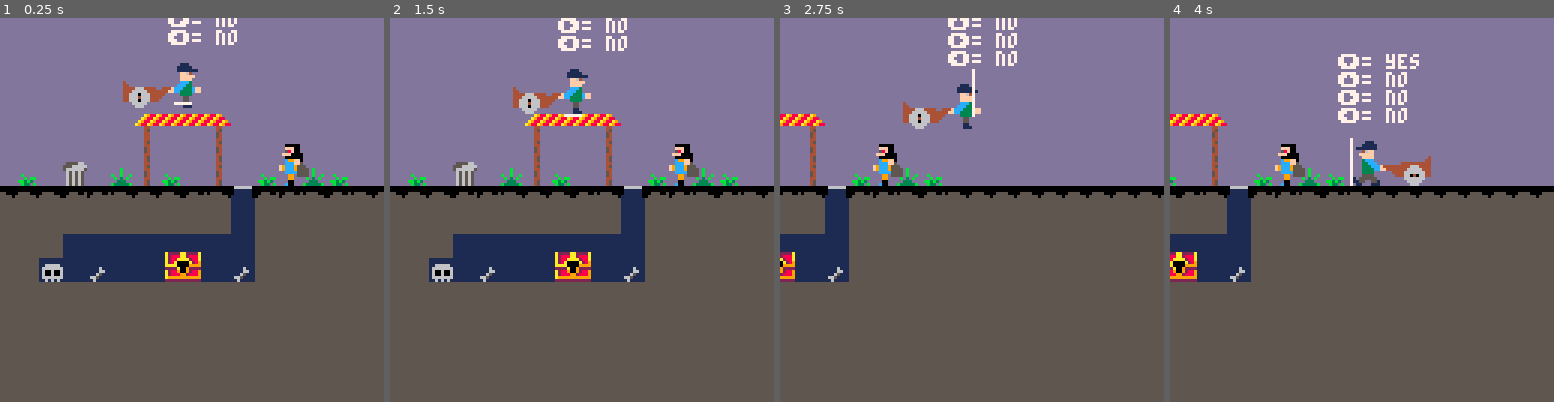
Above: before the commit, frames 1-4 (left to right).
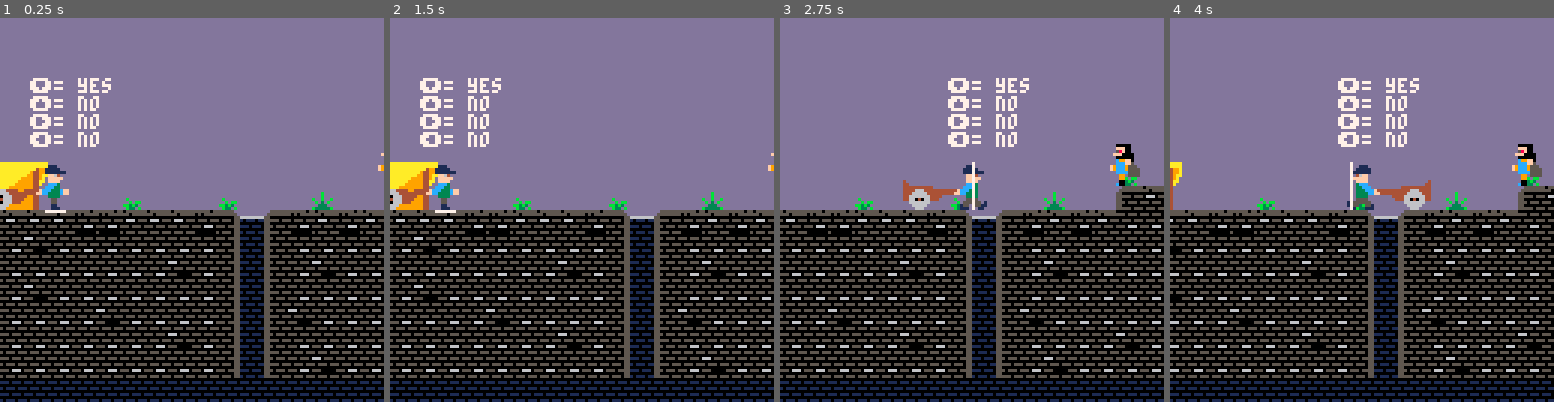
Above: after the commit, the same moments.

Repository: Elias288/The-Volqueter
Game: PICO-8 cartridge theVolqueter.p8
Same seed, same stepped clock (60 frames per second), same inputs: the game is played once before the commit and once after it.
Inputs:
- Up to frame 1 (0.25 s): no input
- Up to frame 2 (1.5 s): tap X (X key) at 0.33, 1.07 s
- Up to frame 3 (2.75 s): hold Right 1.6-2.1 s; tap X (X key) at 1.85 s; hold Right from 2.47 s (still down)
- Up to frame 4 (4 s): tap X (X key) at 2.97 s; release Right at 3.03 s; hold Left 3.08-3.58 s

The runs differ from the first frame. In frame 1, 49% of the frame differs, in the area x 0-100%, y 0-100%; in frame 2, 49%; in frame 3, 47%; in frame 4, 47%.

Commit message:
coliciones y mapa

Diff:
--- a/theVolqueter.p8
+++ b/theVolqueter.p8
@@ -17,12 +17,15 @@
 		running=false,
 		landed=false,
 		falling=false,
+		sliding=false,
 
 		draw=draw_actor,
+		move=move_actor,
 	}
 
 	if(fget(sp,7)) then
 		a.is_monster=true
+		a.move=move_monster
 	end
 
 	return a
@@ -63,7 +66,7 @@
 		falling=false
 	}]]
 
-	player = make_player(1, 59, 4)
+	player = make_player(1, 10, 40)
 
 	--[[maxi={
 		sp=192,
@@ -82,7 +85,7 @@
 		falling=false
 	}]]
 
-	maxi = make_actor(192, 90, 40, 16, 16, true)
+	maxi = make_actor(192, 120, 40, 16, 16, true)
 
 	gravity=0.3
 	friccion=0.85
@@ -112,6 +115,7 @@
 	tiempo += 1
 
 	player_update()
+	--animate()
 	player_animate()
 
 	cam_x=player.x-64+(player.w/2)
@@ -236,6 +240,7 @@
 		and not player.falling
 		and not player.junmping then
 			player.running=false
+			player.sliding=true
 		end
 
 		if player.dy>0 then
@@ -247,7 +252,7 @@
 				player.landed=true
 				player.falling=false
 				player.dy=0
-				player.y-=(player.y+player.h)%8
+				player.y-=((player.y+player.h+1)%8)-1
 
 				--test--
 				collide_d="yes"
@@ -283,6 +288,14 @@
 			end
 		end
 
+		if player.sliding then
+			if abs(player.dx) <.2
+			or player.running then
+				player.dx=0
+				player.sliding=false
+			end
+		end
+
 		player.x+= player.dx
 		player.y+= player.dy
   --limit player to map
@@ -319,8 +332,8 @@
 		y1=y-1
 		y2=y
 	elseif dir=="down" then
-		x1=x+2
-		x2=x+w-9
+		x1=x+5
+		x2=x+w-5
 		y1=y+h
 		y2=y+h
 	end
@@ -474,29 +487,29 @@
 
 
 __gff__
-0001010000000000000100000000000000010100000000000000000000000000000000000000000000000000000000000000000000000000000000000000000003030303010001010100000000000000030000000000000300000000000000000000000000000000000000000000000000000000000000000000000000000000
+0001010000000000000100000000000000010100000000000000000000000000000000000000000000000000000000000000000000000000000000000000000003030303030301010100000000000100000000000000000000000000000000000000000000000000000000000300000000000000000000000000000100000000
 0000000000000000000000000000000000000000000000000000000000000000000000000000000000000000000000000000000000000000000000000000000080800000000000000000000000000000808000000000000000000000000000008080000000000000000000000000000080800000000000000000000000000000
 __map__
-4f4f4f4f4f4f4f4f4f4f4f4f4f4f4f4f4f4f4f4f4f4f4f4f4f4f4f4f4f4f4f4f4f4f4f4f4f4f4f4f4f4f4f4f4f4f4f000000000000000000000000000000000000000000000000000000000000000000000000000000000000000000000000000000000000000000000000000000000000000000000000000000000000000000
-4f4f4f4f4f4f4f4f4f4f4f4f4f4f4f4f4f4f4f4f4f4f4f4f4f4f4f4f4f4f4f4f4f4f4f4f4f4f4f4f4f4f4f4f4f4f4f000000000000000000000000000000000000000000000000000000000000000000000000000000000000000000000000000000000000000000000000000000000000000000000000000000000000000000
-4f4f4f4f4f4f4f4f4f4f4f4f4f4f4f4f4f4f4f4f4f4f4f4f4f4f4f4f4f4f4f4f4f4f4f4f4f4f4f4f4f4f4f4f4f4f4f000000000000000000000000000000000000000000000000000000000000000000000000000000000000000000000000000000000000000000000000000000000000000000000000000000000000000000
-4f4f4f4f4f4f4f4f4f4f4f4f4f4f4f4f4f4f4f4f4f4f4f4f4f4f4f4f4f4f4f4f4f4f4f4f4f4f4f4f4f4f4f4f4f4f4f000000000000000000000000000000000000000000000000000000000000000000000000000000000000000000000000000000000000000000000000000000000000000000000000000000000000000000
-4f4f4f4f4f4f464747484f4f4f4f4f4f4f4f4f4f4f4f4f4f4f4f4f4f4f4f4f4f4f4f4f4f4f4f4f4f4f4f4f4f4f4f4f000000000000000000000000000000000000000000000000000000000000000000000000000000000000000000000000000000000000000000000000000000000000000000000000000000000000000000
-4f4f4f4f4f4f454f4f454f4f4f4f4f4f4f4f4f4f4f4f4f4f4f4f4f4f4f4f4f4f4f4f4f4f4f4f4f4f4f4f4f4f4f4f4f000000000000000000000000000000000000000000000000000000000000000000000000000000000000000000000000000000000000000000000000000000000000000000000000000000000000000000
-4f494f444f4a45494f454f494f4a494f4f4f4f4f4f4f4f4f4f4f4f4f4f4f4f4f4f4f4f4f4f4f4f4f4f404040404040404040404040404040400000000000000000000000000000000000000000000000000000000000000000000000000000000000000000000000000000000000000000000000000000000000000000000000
-4040404141404040414057414140414040404040404040404040404040404040404040404040404040405050505050000000000000000000404040404040404040404040404000000000000000000000000000000000000000000000000000000000000000000000000000000000000000000000000000000000000000000000
-5050515150505050505056515051505050505050505050505050505050505050505050505050505050505050505050000000000000000000000000000000000000000000000000000000000000000000000000000000000000000000000000000000000000000000000000000000000000000000000000000000000000000000
-5050515656565653545656505050505050505050505050505050505050505050505050505050505050505050505050000000000000000000000000000000000000000000000000000000000000000000000000000000000000000000000000000000000000000000000000000000000000000000000000000000000000000000
-5051555652565663645652505050505050505050505050505050505050505050505050505050505050505050505050000000000000000000000000000000000000000000000000000000000000000000000000000000000000000000000000000000000000000000000000000000000000000000000000000000000000000000
+4f4f4f4f4f4f4f4f4f4f4f4f4f4f4f4f4f4f4f4f4f4f4f4f4f4f4f4f4f4f4f4f4f4f4f4f4f4f4f4f4f4f4f4f4f4f4f4f4f4f4f4f4f4f4f4f4f4f4f4f4f4f4f4f4f4f4f4f4f4f4f4f4f4f4f4f4f4f4f4f4f4f4f4f4f4f4f4f4f4f4f4f000000000000000000000000000000000000000000000000000000000000000000000000
+4f4f4f4f4f4f4f4f4f4f4f4f4f4f4f4f4f4f4f4f4f4f4f4f4f4f4f4f4f4f4f4f4f4f4f4f4f4f4f4f4f4f4f4f4f4f4f4f4f4f4f4f4f4f4f4f4f4f4f4f4f4f4f4f4f4f4f4f4f4f4f4f4f4f4f4f4f4f4f4f4f4f4f4f4f4f4f4f4f4f4f4f000000000000000000000000000000000000000000000000000000000000000000000000
+4f4f4f4f4f4f4f4f4f4f4f4f4f4f4f4f4f4f4f4f4f4f4f4f4f4f4f4f4f4f4f4f4f4f4f4f4f5e4f4f4f4f4f4f4f4f4f4f4f4f4f4f4f4f4f4f4f4f4f4f4f4f4f4f4f4f4f4f4f4f4f4f4f4f4f4f4f4f4f4f4f4f4f4f4f4f4f4f4f4f4f4f000000000000000000000000000000000000000000000000000000000000000000000000
+4f4f4f4f4f4f4f4f4f4f4f4f4f4f4f4f4f4f4f4f4f4f4f4f4f4f4f4f4f4f4f4f4f4f4f464747484f4f4f4f4f4f4f4f4f4f4f4f4f4f4f4f4f4f4f4f4f4f4f4f4f4f4f4f4f4f4f4f4f4f4f4f4f4f4f4f4f4f4f4f4f4f4f4f4f4f4f4f4f000000000000000000000000000000000000000000000000000000000000000000000000
+4f4f4f4f4f4f4f4f4f4f4f4f4f4f4f4f4f4f4a4f4f4f4f4f4f4f4f4f4f4f4f4f4f4f4f494f4f494f4f4f4f4f4f4f4f4f4f4f4f4f4f4f4f4f4f4f4f4f4f4f4f4f4f4f4f4f4f4f4f4f4f4f4f4f4f4f4f4f4f4f4f4f4f4f4f4f4f4f4f4f000000000000000000000000000000000000000000000000000000000000000000000000
+4f4f4f4f4f4f4f4f4f4f4f4f4f4f4f4f4f4f494f4f4f4f4f4f4647474747484f4f4f4f494f4f494f4f4f4f4f4f4f4f4d4f4f4f4f4f4f4f4f4f4f4f4f4f4f4f4f4f4f4f4f4f4f4f4f4f4f4f4f4f4f4f4f4f4f4f4f4f4f4f4f4f4f4f4f000000000000000000000000000000000000000000000000000000000000000000000000
+60614f4f4f4f4f4f4f4f4f4f4f4f4f4f4b4f494f4f4f4f4f4f494f4f4f4f494f4f4f4f494f4f494f4f4f4f4f4f4f4f494f4f4f4f4f4f4f4f4f4f4f4f4f4f4f4f4f4f4f4f4f4f4f4f4f4f4f4f4f4f4f4f4f4f4f4f4f4f4f4f4f4f4f4f000000000000000000000000000000000000000000000000000000000000000000000000
+70714f4f4f4b4f4f4f4b4f4f4f4c4f4f4240504140434f4f4b494f4f4b4f494f4f4f4f494e4b494f4f4f4f4f4f4c4f494f4b4f4f4f4b4f4f4f4c4f4f4f4b4f4e4f4b4f4f4f4f4b4f4f4f4b4f4f4f4f4f4f4f4b4f4f4f4b4f42414041000000000000000000000000000000000000000000000000000000000000000000000000
+404040414140404041436c424140414050505050504040404140404040404040404040404040404041456c42414041414040404041404040404041404040404041436c42414040404041504042414040404140404041436c44505050000000000000000000000000000000000000000000000000000000000000000000000000
+505150505050505050457c445050505050505051505050505050505050505150505050505150505050457c44505050505050505050505050504050505050505050457c44505050505050505050505050505050505050457c44505150000000000000000000000000000000000000000000000000000000000000000000000000
+505050505050505150457c445051505050505050505050505150505050505050505050505050505050457c44505150505050505150505050515050505050505150457c44505050505150505050505150505050505150457c44505051000000000000000000000000000000000000000000000000000000000000000000000000
+505150505050505050457c445050505050505050505050515050505050505050505050505150505050457c44505051505150505051505050505050505150505051457c44505150505051505050505051505150505051457c44505050000000000000000000000000000000000000000000000000000000000000000000000000
+505050505150505050457c445150505050505150505050505050505051505050505051505050505150457c44515050505150505050505051515050505050505050457c44505050505050505050505050505050505050457c44515050000000000000000000000000000000000000000000000000000000000000000000000000
+505050505050505150457c445050505051505050505050505050505050505050505050505050505050457c44505050505050505150505050505050505050505150457c44505050505150505050505050505050505150457c44505050000000000000000000000000000000000000000000000000000000000000000000000000
+505050505050505050457c4450515050505050505050505050505050505050505050507c7c7c6e6f7c7c7c44505150505050505050515050505150505050505050457c44505050505050505050505150505050505050457c44505150000000000000000000000000000000000000000000000000000000000000000000000000
+7c7c7c7c7c7c7c7c7c7c7c7c7c7c7c7c7c7c6d7c7c7c7c7c7c7c7c7c7c7c7c7c7c7c6d7c7c7c7e7f7c7c7c7c7c7c7c7c7c7c7c7c7c7c7c7c7c7c7c7c7c7c7c7c7c7c7c7c7c7c7c7c7c7c7c7c7c7c7c7c7c7c7c7c7c7c7c7c7c7c7c7c000000000000000000000000000000000000000000000000000000000000000000000000
+4040404040404040404040404040404040404040404040404040405050505050505050404040404040404040404040404040404040404040404040404040404040404040404040404040404040404040404040404040404040404040000000000000000000000000000000000000000000000000000000000000000000000000
+5050505050505150505050505050505050505050505050505050505050505050505050505050505050505050505050000000000000000000000000000000000000000000000000000000000000000000000000000000000000000000000000000000000000000000000000000000000000000000000000000000000000000000
+5050505050505050505050505050505050505050505050505050515050505050505050505050505050505050505050000000000000000000000000000000000000000000000000000000000000000000000000000000000000000000000000000000000000000000000000000000000000000000000000000000000000000000
+5050505150505050515050505050515050505050505050505050505050505050505050505050505050505050505050000000000000000000000000000000000000000000000000000000000000000000000000000000000000000000000000000000000000000000000000000000000000000000000000000000000000000000
 5050505050505050505050505050505050505050505050505050505050505050505050505050505050505050505050000000000000000000000000000000000000000000000000000000000000000000000000000000000000000000000000000000000000000000000000000000000000000000000000000000000000000000
+5050505050505050505050505050505050505050515050505050505050505050505050505050505050505050505050000000000000000000000000000000000000000000000000000000000000000000000000000000000000000000000000000000000000000000000000000000000000000000000000000000000000000000
 5050505050505050505050505050505050505050505050505050505050505050505050505050505050505050505050000000000000000000000000000000000000000000000000000000000000000000000000000000000000000000000000000000000000000000000000000000000000000000000000000000000000000000
-5050505050505050505050505050505050505050505050505050505050505050505050505050505050505050505050000000000000000000000000000000000000000000000000000000000000000000000000000000000000000000000000000000000000000000000000000000000000000000000000000000000000000000
-5050505050505050505050505050505050505050505050505050505050505050505050505050505050505050505050000000000000000000000000000000000000000000000000000000000000000000000000000000000000000000000000000000000000000000000000000000000000000000000000000000000000000000
-5050505050505050505050505050505050505050505050505050505050505050505050505050505050505050505050000000000000000000000000000000000000000000000000000000000000000000000000000000000000000000000000000000000000000000000000000000000000000000000000000000000000000000
-5050505050505050505050505050505050505050505050505050505050505050505050505050505050505050505050000000000000000000000000000000000000000000000000000000000000000000000000000000000000000000000000000000000000000000000000000000000000000000000000000000000000000000
-5050505050505050505050505050505050505050505050505050505050505050505050505050505050505050505050000000000000000000000000000000000000000000000000000000000000000000000000000000000000000000000000000000000000000000000000000000000000000000000000000000000000000000
-5050505050505050505050505050505050505050505050505050505050505050505050505050505050505050505050000000000000000000000000000000000000000000000000000000000000000000000000000000000000000000000000000000000000000000000000000000000000000000000000000000000000000000
-5050505050505050505050505050505050505050505050505050505050505050505050505050505050505050505050000000000000000000000000000000000000000000000000000000000000000000000000000000000000000000000000000000000000000000000000000000000000000000000000000000000000000000
-5050505050505050505050505050505050505050505050505050505050505050505050505050505050505050505050000000000000000000000000000000000000000000000000000000000000000000000000000000000000000000000000000000000000000000000000000000000000000000000000000000000000000000
-5050505050505050505050505050505050505050505050505050505050505050505050505050505050505050505050000000000000000000000000000000000000000000000000000000000000000000000000000000000000000000000000000000000000000000000000000000000000000000000000000000000000000000
-5050505050505050505050505050505050505050505050505050505050505050505050505050505050505050505050000000000000000000000000000000000000000000000000000000000000000000000000000000000000000000000000000000000000000000000000000000000000000000000000000000000000000000
Not shown, changed: 47 lines of the sprite sheet (__gfx__) section of theVolqueter.p8
